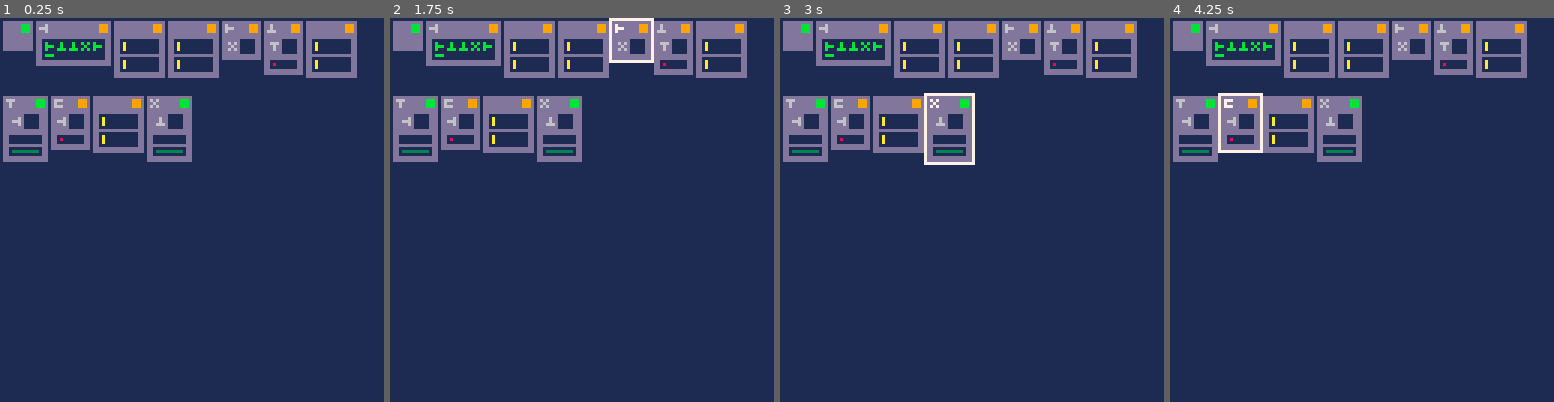
Above: before the commit, frames 1-4 (left to right).
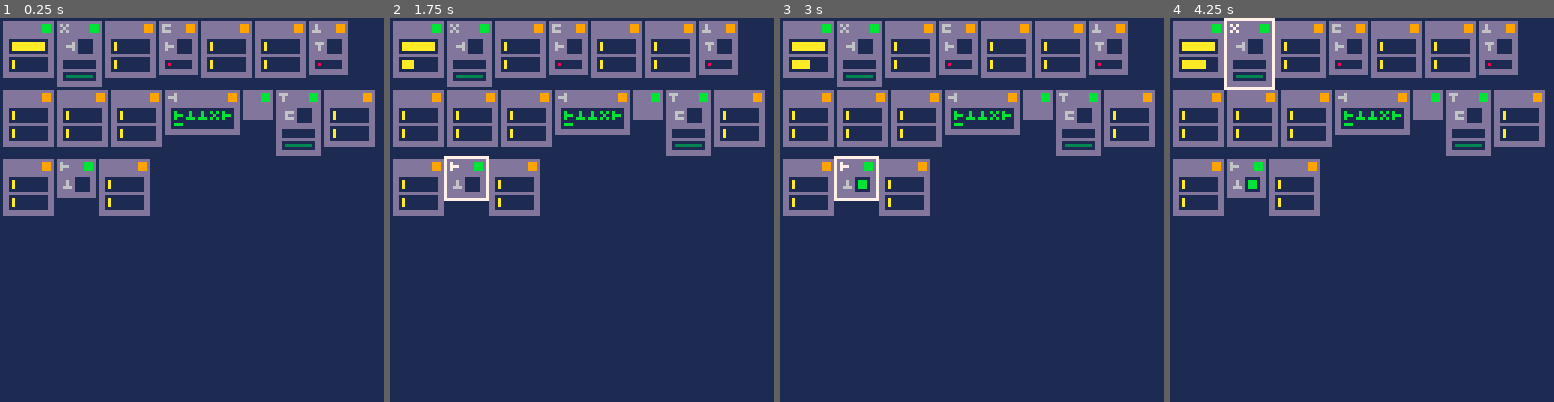
Above: after the commit, the same moments.

Repository: ironchestgames/pico-8-carts
Game: PICO-8 cartridge spaceshipmechanic.p8
The game is run twice, just before and just after one commit, with the same random seed, the same clock (stepped at 60 frames per second) and the same inputs.
Inputs:
- Up to frame 1 (0.25 s): no input
- Up to frame 2 (1.75 s): tap X (X key) at 0.33, 1.07 s; tap O (Z key) at 0.7, 1.7 s; hold Right from 1.6 s (still down)
- Up to frame 3 (3 s): tap X (X key) at 1.85, 2.97 s; release Right at 2.1 s; tap O (Z key) at 2.1, 2.5, 2.9 s; hold Up 2.15-2.42 s; hold Right from 2.47 s (still down)
- Up to frame 4 (4.25 s): release Right at 3.03 s; hold Left 3.08-3.58 s; tap O (Z key) at 3.3, 3.7, 4.1 s; hold Down 3.63-3.97 s; hold Right from 4.02 s (still down); tap X (X key) at 4.08 s

The runs differ from the first frame. In frame 1, 19% of the frame differs, in the area x 0-98%, y 0-52%; in frame 2, 19%; in frame 3, 19%; in frame 4, 19%.

Commit message:
spaceshipmechanic - changed a bunch of stuff

Diff:
--- a/spaceshipmechanic.p8
+++ b/spaceshipmechanic.p8
@@ -415,21 +415,51 @@
   w=10,h=10,
  },
  {
+  fun='buffer',
+  w=17,h=19,
+ },
+ {
+  fun='buffer',
+  w=17,h=19,
+ },
+ {
+  fun='buffer',
+  w=17,h=19,
+ },
+ {
+  fun='buffer',
+  w=17,h=19,
+ },
+ {
+  fun='buffer',
+  w=17,h=19,
+ },
+ {
+  fun='buffer',
+  w=17,h=19,
+ },
+ {
+  fun='buffer',
+  w=17,h=19,
+ },
+ {
+  fun='buffer',
+  w=17,h=19,
+ },
+ {
+  fun='buffer',
+  w=17,h=19,
+ },
+ {
+  fun='buffer',
+  w=17,h=19,
+ },
+ {
   fun='codeinput',
   w=25,h=15,
   entrycode={0},
-  status='ok',
-  c=10,
   code={1,2,2,5,1},
   pos=1,
- },
- {
-  fun='buffer',
-  w=17,h=19,
- },
- {
-  fun='buffer',
-  w=17,h=19,
  },
  {
   fun='onoffbutton',
@@ -442,22 +472,14 @@
   entrycode={2},
  },
  {
-  fun='buffer',
-  w=17,h=19,
+  fun='onoffbuttonwbuffer',
+  w=13,h=18,
+  entrycode={4},
  },
  {
   fun='timetrigger',
   w=15,h=22,
   entrycode={3},
- },
- {
-  fun='onoffbuttonwbuffer',
-  w=13,h=18,
-  entrycode={4},
- },
- {
-  fun='buffer',
-  w=17,h=19,
  },
  {
   fun='timetrigger',
@@ -477,6 +499,9 @@
 end
 
 _init=function()
+
+ first=panels[1]
+ panels=shuffle(panels)
 
  local _x,_y,_maxy=1,1,0
 
@@ -496,22 +521,21 @@
    add(triggerfuncs,function() _p.trigger(_p) end)
   end
 
-  if _x+_p.w > 128 then
+  if _x+_p.w > 127 then
    _x,_y=1,_maxy
   end
   _p.x=_x
   _p.y=_y
 
-  if _p.w+_p.y > _maxy then
-   _maxy=_p.w+_p.y
+  if _p.h+_p.y > _maxy then
+   _maxy=_p.h+_p.y+1
   end
 
   _x+=_p.w+1
  end
 
- first=del(panels,panels[1])
-
- local _panels=clone(shuffle(panels))
+ local _panels=clone(panels)
+ del(_panels,first)
  while #_panels > 0 do
   local _p=del(_panels,_panels[1])
   travlist(first,function(_n)
